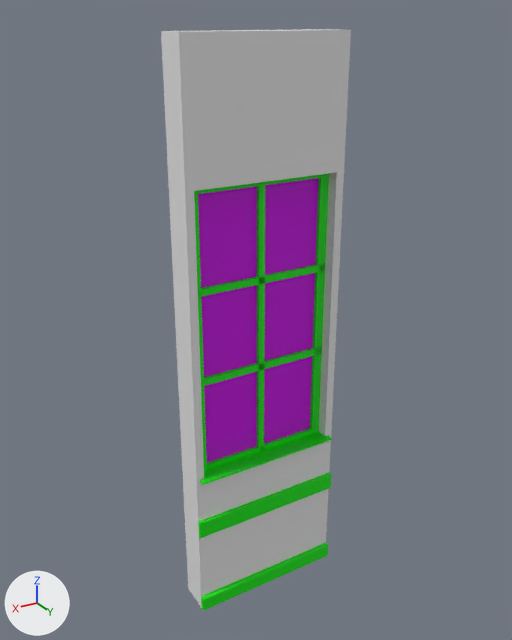
The glTF model Assets/FensterTief.glb as it was, and as the next commit left it.
Before and after are seen from a 50 mm lens placed at (1.52, 3.32, 3.57), pointed at (-0.5, -0.05, 1.89). The axes (+X, +Y, +Z) are drawn at lower left. The lights are the same throughout. Where no turn or scale is listed for an object, it has been applied to the vertices.
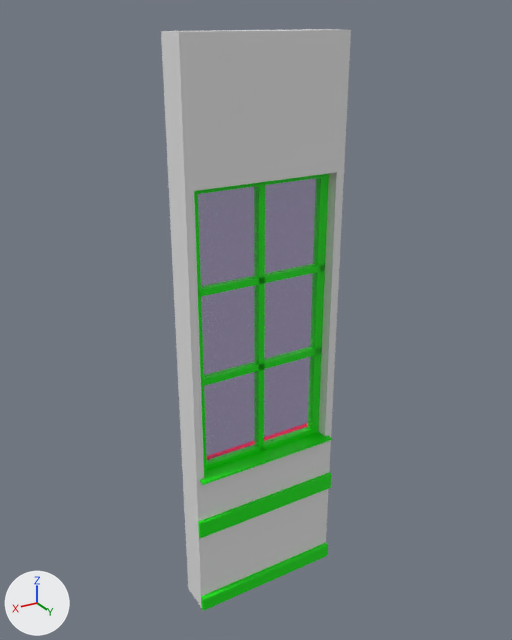
What changed in the scene script:
```text
Change mat_glas:
    mat_glas.alpha: 1.0 -> 0.0835
```

Pixel boxes [x1, y1, x2, y2] of what changed, in the pictures (512 x 640 px):
'Cube', surface changed
    both: [195, 176, 335, 480]
